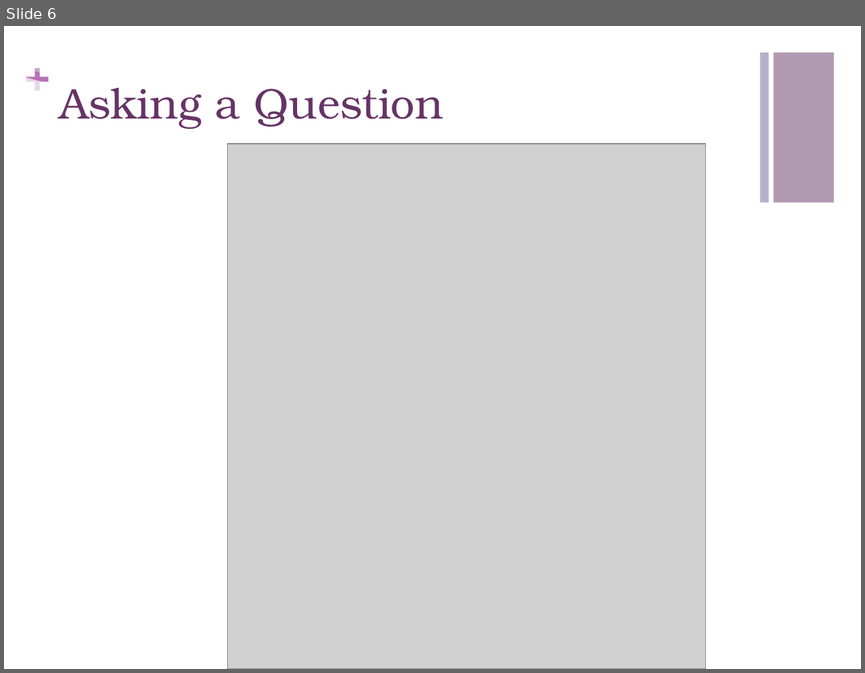
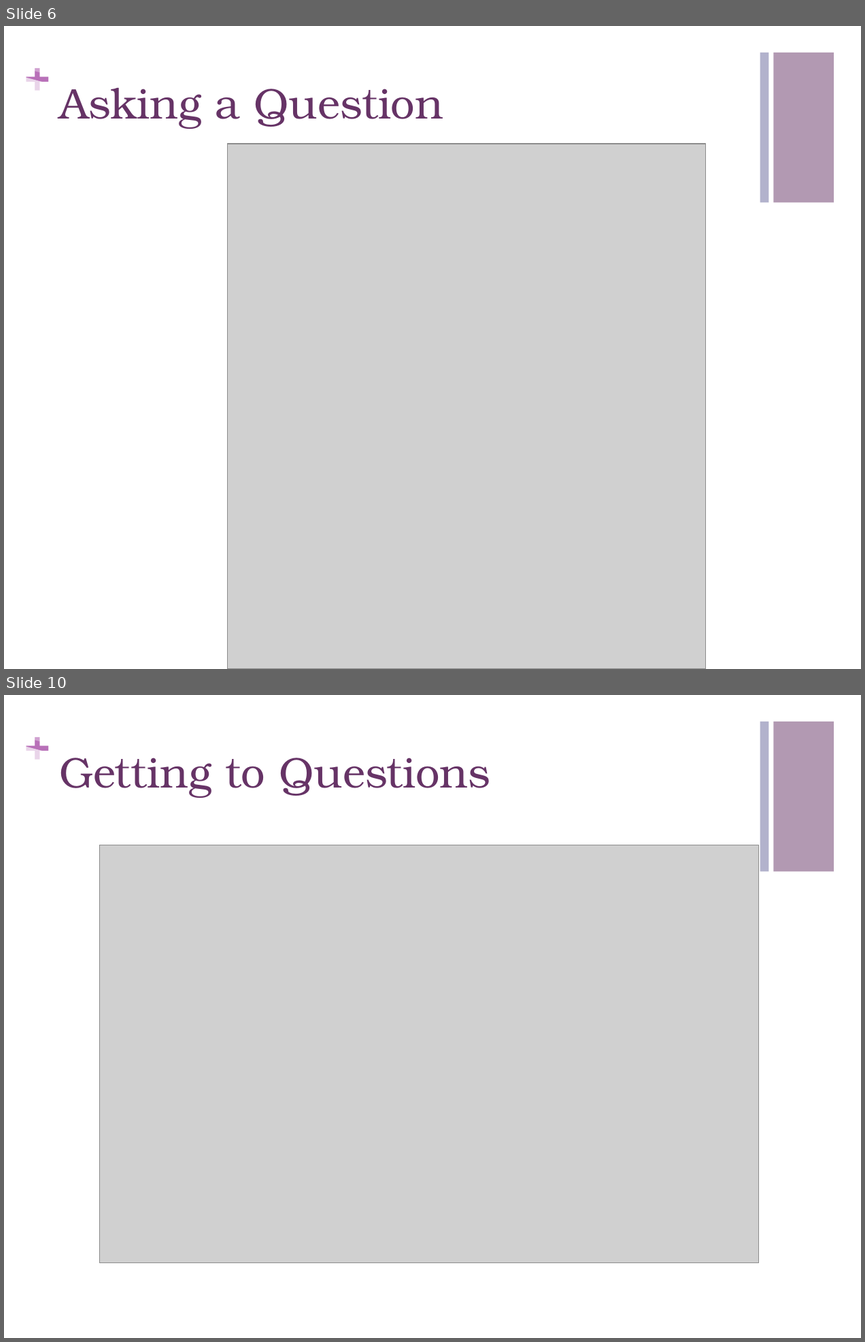
Before and after one commit to CMPUT301F14T05/CorgFu, a slide deck: StoryboardPresentation.pptx. Shown one above the other, each under a label of ours: slide 6 before the commit, slides 6 and 10 after it; the slides between them are not shown. The pictures are 865x673 and 865x1342 pixels, drawn with LibreOffice and Linux fonts; fonts in the diff are those of the drawing; grey boxes stand for pictures. Boxes give left, top, right and bottom in pixels: in the first picture for what was removed or moved away, otherwise in the second. Text is boxed around its words. In the diff, an @@ line names an element or a change of style, - is before the commit and + after.

```diff
--- a/StoryboardPresentation.pptx
+++ b/StoryboardPresentation.pptx
@@ slide 10 added at (x1=4, y1=695, x2=861, y2=1338), background #FFFFFF; not listed: 7 template elements that a slide beside it also shows @@
@@ title added at (x1=59, y1=758, x2=490, y2=798), 36 pt, text #663366 @@
+Getting to Questions
@@ picture added at (x1=100, y1=845, x2=759, y2=1263) @@
```
Also in this commit, not shown: 2 slides changed, 23 other slides added, 1 other file.
